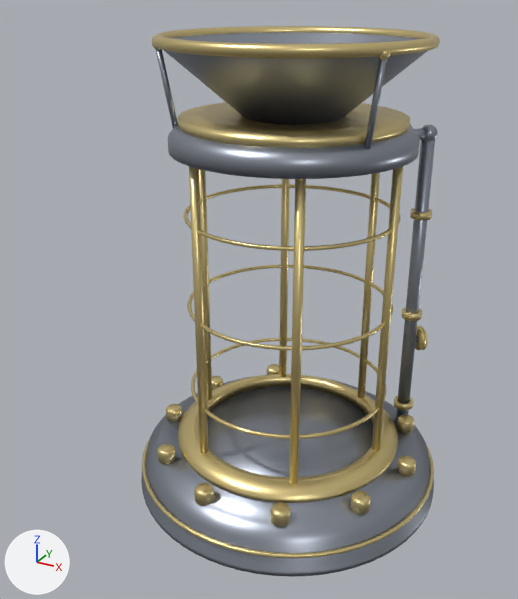
What one commit did to the glTF model ark/models/reactor.glb.
Before and after are seen from a 50 mm lens placed at (2.36, -4.82, 4.02), pointed at (-0.19, -0.18, 1.7). The lights are fixed; the arrows at lower left show +X, +Y and +Z. The first picture is the older version. Vertices at exactly the same position are counted once.

Names of what the first picture shows: 'reactor'.
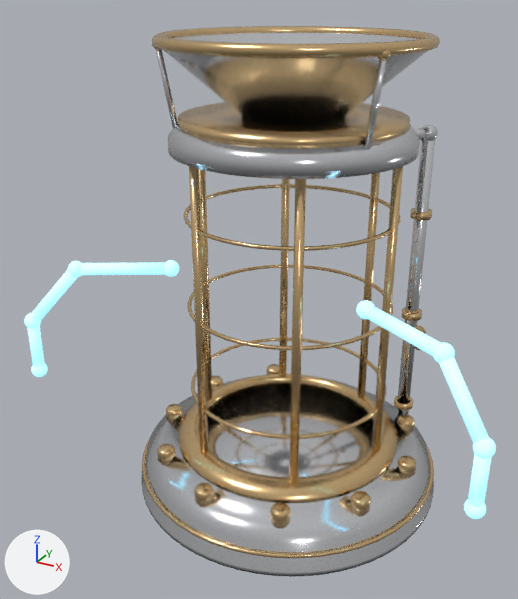
Patch to the scene script:
```diff
--- a/ark/models/reactor.glb.py
+++ b/ark/models/reactor.glb.py
@@ mat_steel_reactor @@
 mat_steel_reactor = principled_material('steel.reactor')
-mat_steel_reactor.base_color = (0.34, 0.37, 0.43)  # grey #9ea4af
+mat_steel_reactor.base_color = (0.8, 0.81, 0.84)  # white #e7e8ec
 mat_steel_reactor.metallic = 0.9
-mat_steel_reactor.roughness = 0.35
+mat_steel_reactor.roughness = 0.14
@@ mat_brass_reactor @@
 mat_brass_reactor.metallic = 0.9
-mat_brass_reactor.roughness = 0.35
+mat_brass_reactor.roughness = 0.22
@@ me_reactor @@
-me_reactor.from_pydata(...)  # 9200 vertices, 18444 faces; spans x -1.3..1.3, y -1.3..1.3, z 0.0..3.7
+me_reactor.from_pydata(...)  # 10510 vertices, 21012 faces; spans x -1.89..1.89, y -1.3..1.3, z 0.0..3.7
+# me_reactor part 1: a new loose piece, a UV sphere (16 segments, 10 rings, poles along z) spanning x -0.89..-0.76, y -0.54..-0.41, z 1.88..2.02, in mat_pipe_reactor (blue #cbedff, glowing cyan #95e1ff)
+# me_reactor part 2: a new loose piece, a UV sphere (16 segments, 10 rings, poles along z) spanning x -1.54..-1.4, y -0.92..-0.78, z 1.88..2.02, in mat_pipe_reactor (blue #cbedff, glowing cyan #95e1ff)
+# me_reactor part 3: a new loose piece, a 12-sided cylinder along z spanning x -1.869..-1.769, y -1.1..-1.0, z 1.05..1.5, in mat_pipe_reactor (blue #cbedff, glowing cyan #95e1ff)
+# me_reactor part 4: a new loose piece, a UV sphere (16 segments, 10 rings, poles along z) spanning x -1.89..-1.75, y -1.12..-0.98, z 1.43..1.57, in mat_pipe_reactor (blue #cbedff, glowing cyan #95e1ff)
+# me_reactor part 5: a new loose piece, a UV sphere (16 segments, 10 rings, poles along z) spanning x -1.89..-1.75, y -1.12..-0.98, z 0.98..1.12, in mat_pipe_reactor (blue #cbedff, glowing cyan #95e1ff)
+# me_reactor part 6: a new loose piece, a UV sphere (16 segments, 10 rings, poles along z) spanning x 0.76..0.89, y -0.54..-0.41, z 1.88..2.02, in mat_pipe_reactor (blue #cbedff, glowing cyan #95e1ff)
+# me_reactor part 7: a new loose piece, a 12-sided cylinder along z spanning x 1.769..1.869, y -1.1..-1.0, z 1.05..1.5, in mat_pipe_reactor (blue #cbedff, glowing cyan #95e1ff)
+# me_reactor part 8: a new loose piece, a UV sphere (16 segments, 10 rings, poles along z) spanning x 1.4..1.54, y -0.92..-0.78, z 1.88..2.02, in mat_pipe_reactor (blue #cbedff, glowing cyan #95e1ff)
+# me_reactor part 9: a new loose piece, a UV sphere (16 segments, 10 rings, poles along z) spanning x 1.75..1.89, y -1.12..-0.98, z 1.43..1.57, in mat_pipe_reactor (blue #cbedff, glowing cyan #95e1ff)
+# me_reactor part 10: a new loose piece, a UV sphere (16 segments, 10 rings, poles along z) spanning x 1.75..1.89, y -1.12..-0.98, z 0.98..1.12, in mat_pipe_reactor (blue #cbedff, glowing cyan #95e1ff)
+# me_reactor part 11: a new loose piece of 47 vertices spanning x -1.86..-0.8, y -1.1..-0.43, z 1.47..2.0, in mat_pipe_reactor (blue #cbedff, glowing cyan #95e1ff)
+# me_reactor part 12: a new loose piece of 47 vertices spanning x 0.8..1.86, y -1.1..-0.43, z 1.47..2.0, in mat_pipe_reactor (blue #cbedff, glowing cyan #95e1ff)
 me_reactor.materials.append(mat_steel_reactor)
@@ me_reactor @@
 me_reactor.materials.append(mat_dial_reactor)
+me_reactor.materials.append(mat_pipe_reactor)  # blue #cbedff, glowing cyan #95e1ff
```

Changed parts and their boxes [x1, y1, x2, y2] in the pictures (518 x 599 px):
'reactor', recoloured, surface changed, reshaped (58% wider)
    before: [141, 26, 440, 577]
    after: [24, 26, 496, 577]
part 1 of me_reactor, added
    after: [165, 260, 179, 277]
part 2 of me_reactor, added
    after: [68, 261, 82, 278]
part 3 of me_reactor, added
    after: [27, 326, 45, 368]
part 4 of me_reactor, added
    after: [24, 313, 41, 328]
part 5 of me_reactor, added
    after: [31, 364, 48, 377]
part 6 of me_reactor, added
    after: [356, 300, 375, 319]
part 7 of me_reactor, added
    after: [468, 453, 492, 508]
part 8 of me_reactor, added
    after: [432, 342, 455, 363]
part 9 of me_reactor, added
    after: [473, 437, 496, 459]
part 10 of me_reactor, added
    after: [464, 499, 486, 519]
part 11 of me_reactor, added
    after: [31, 262, 165, 322]
part 12 of me_reactor, added
    after: [364, 305, 489, 443]
